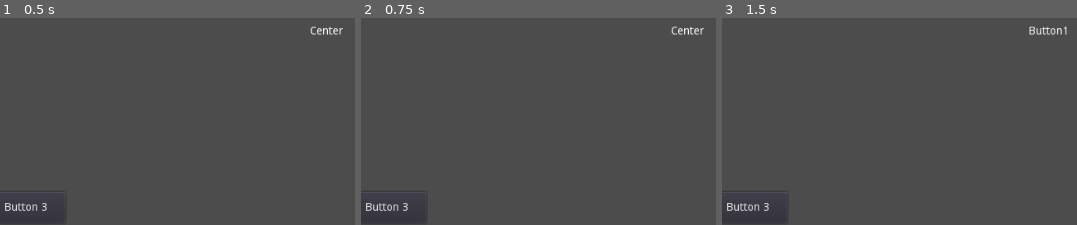
Above: before the commit, frames 1-3 (left to right).
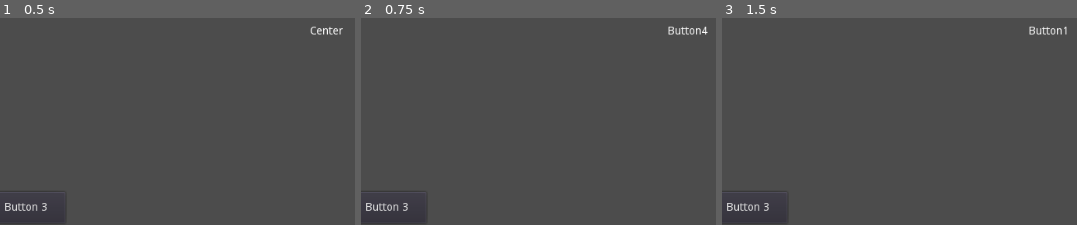
Above: after the commit, the same moments.

Repository: Aki78/GameClubMetropolia
Game: Godot game, scene res://Exercise1.tscn
Same seed, same stepped clock (60 frames per second), same inputs: the game is played once before the commit and once after it.
Inputs:
- Up to frame 1 (0.5 s): no input
- Up to frame 2 (0.75 s): click "Button 4" at 0.5 s
- Up to frame 3 (1.5 s): click "Button 1" at 1.25 s
The pictures show only the part of the screen within x 4-54%, y 49-99%; the shares and areas given below are measured in that part.

Frame 1 is identical in both runs. In frame 2, 0.3% of the frame differs, in the area x 86-98%, y 3-9%; in frame 3, nothing differs.

Commit message:
one more commit

Diff:
--- a/exercises/Exercise1.tscn
+++ b/exercises/Exercise1.tscn
@@ -61,3 +61,4 @@
 [connection signal="pressed" from="Button1" to="." method="_on_Button1_pressed"]
 [connection signal="pressed" from="Button2" to="." method="_on_Button2_pressed"]
 [connection signal="pressed" from="Button3" to="." method="_on_Button3_pressed"]
+[connection signal="pressed" from="Button4" to="." method="_on_Button4_pressed"]
--- a/exercises/Exercise2.tscn
+++ /dev/null
@@ -1,6 +0,0 @@
-[gd_scene load_steps=2 format=2]
-
-[ext_resource path="res://Exercise2.gd" type="Script" id=1]
-
-[node name="Node2D" type="Node2D"]
-script = ExtResource( 1 )
